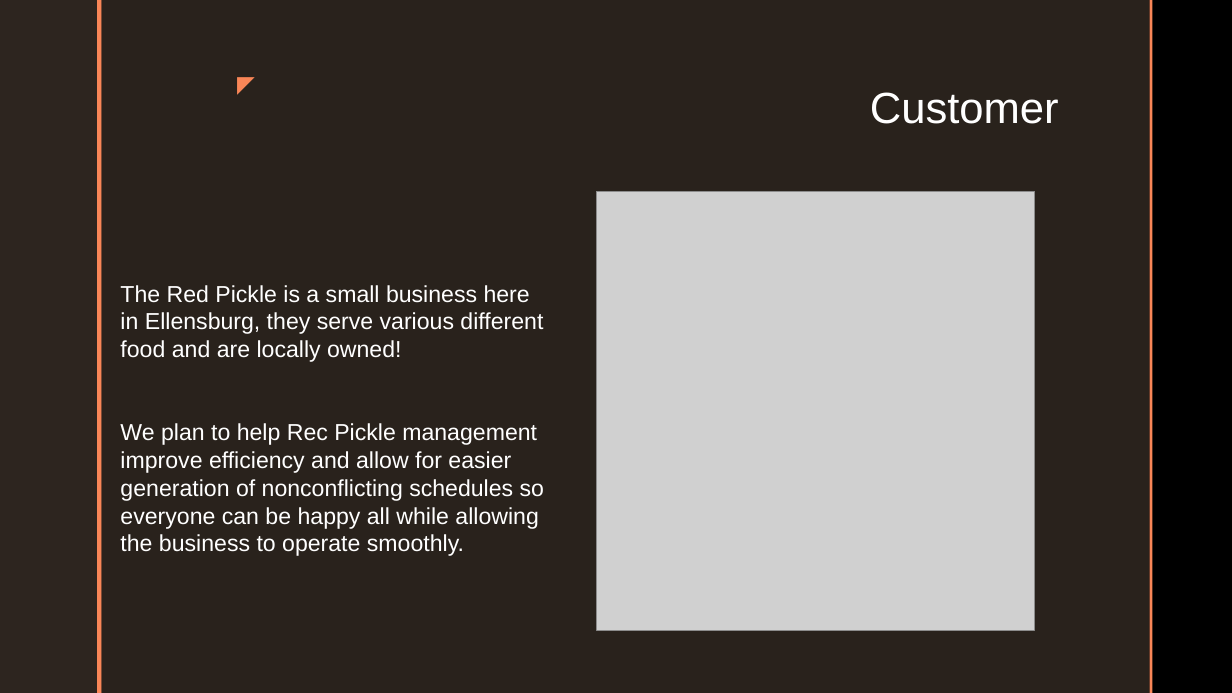
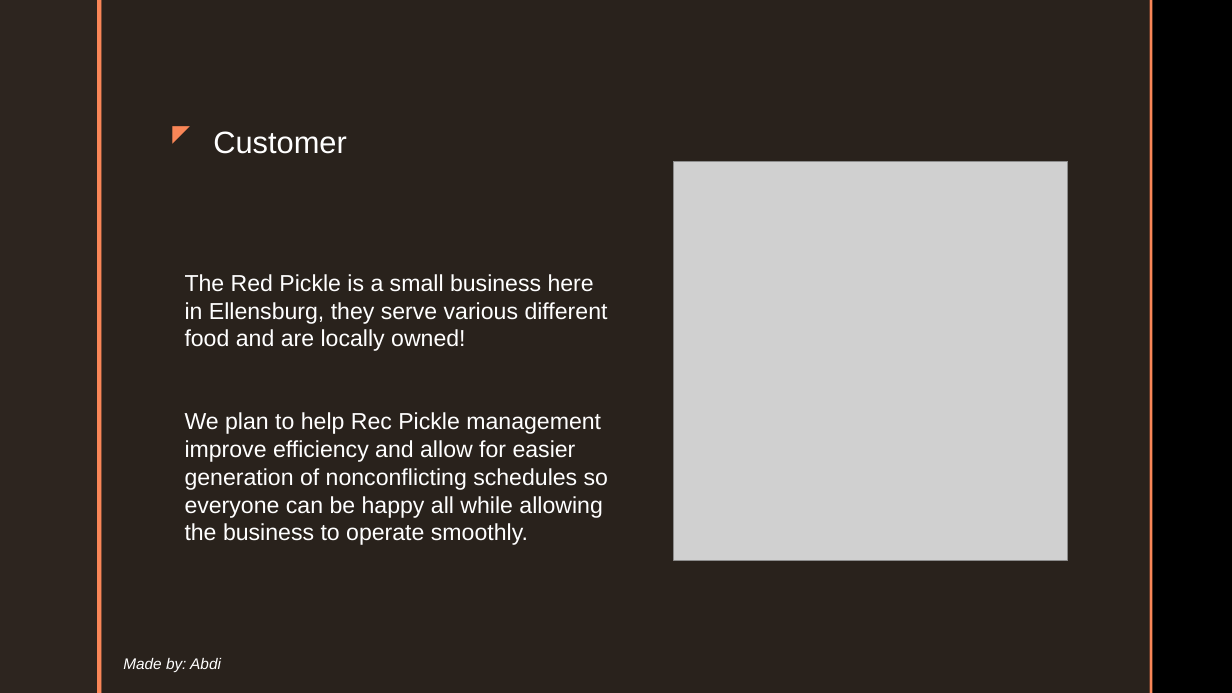
Before and after one commit to cushonz/Capstone_Project, a slide deck: slide 4 of individual_Work/homework/Midterm_presentation.pptx. Drawn at 1232x693 pixels with LibreOffice and Linux fonts; fonts in the diff are those of the drawing; grey boxes stand for pictures; background and template pictures are left out. Boxes give left, top, right and bottom in pixels: in the first picture for what was removed or moved away, otherwise in the second. Text is boxed around its words. In the diff, an @@ line names an element or a change of style, - is before the commit and + after.

```diff
--- a/individual_Work/homework/Midterm_presentation.pptx
+++ b/individual_Work/homework/Midterm_presentation.pptx
@@ title "Customer": place and size @@
-title "Customer" at [870, 92, 1059, 124]
+title "Customer" at [213, 131, 346, 154]
@@ title "Customer" at [213, 131, 346, 154]: size 34 to 24 pt; alignment right to left; vertical alignment top to bottom @@
@@ text "◤": place and size @@
-text "◤" at [222, 65, 263, 102]
+text "◤" at [157, 114, 199, 151]
@@ text "The Red Pickle is a ...": place and size @@
-text "The Red Pickle is a ..." at [120, 285, 544, 556]
+text "The Red Pickle is a ..." at [185, 274, 608, 545]
@@ picture: place and size @@
-picture at [597, 191, 1035, 630]
+picture at [674, 161, 1067, 560]
@@ text added at [123, 658, 221, 672], 12 pt, text #FFFFFF, italic @@
+Made by: Abdi
```
Also in this commit, not shown: 5 other slides changed, 15 slides added, 7 slides removed, 2 other files.
